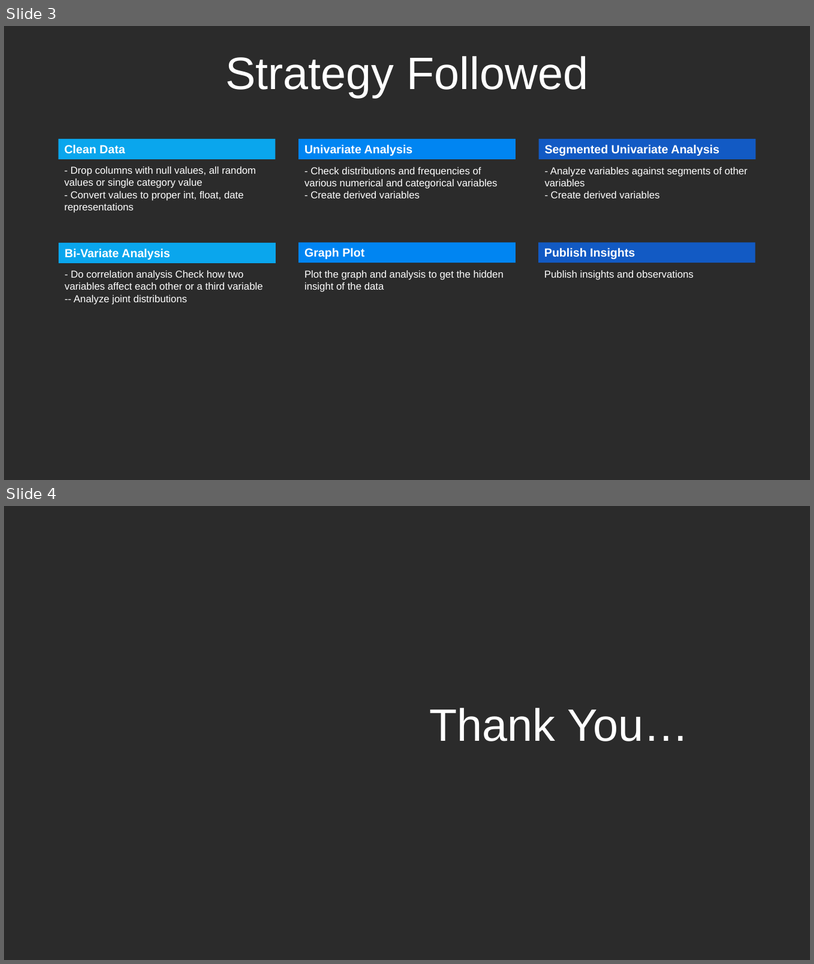
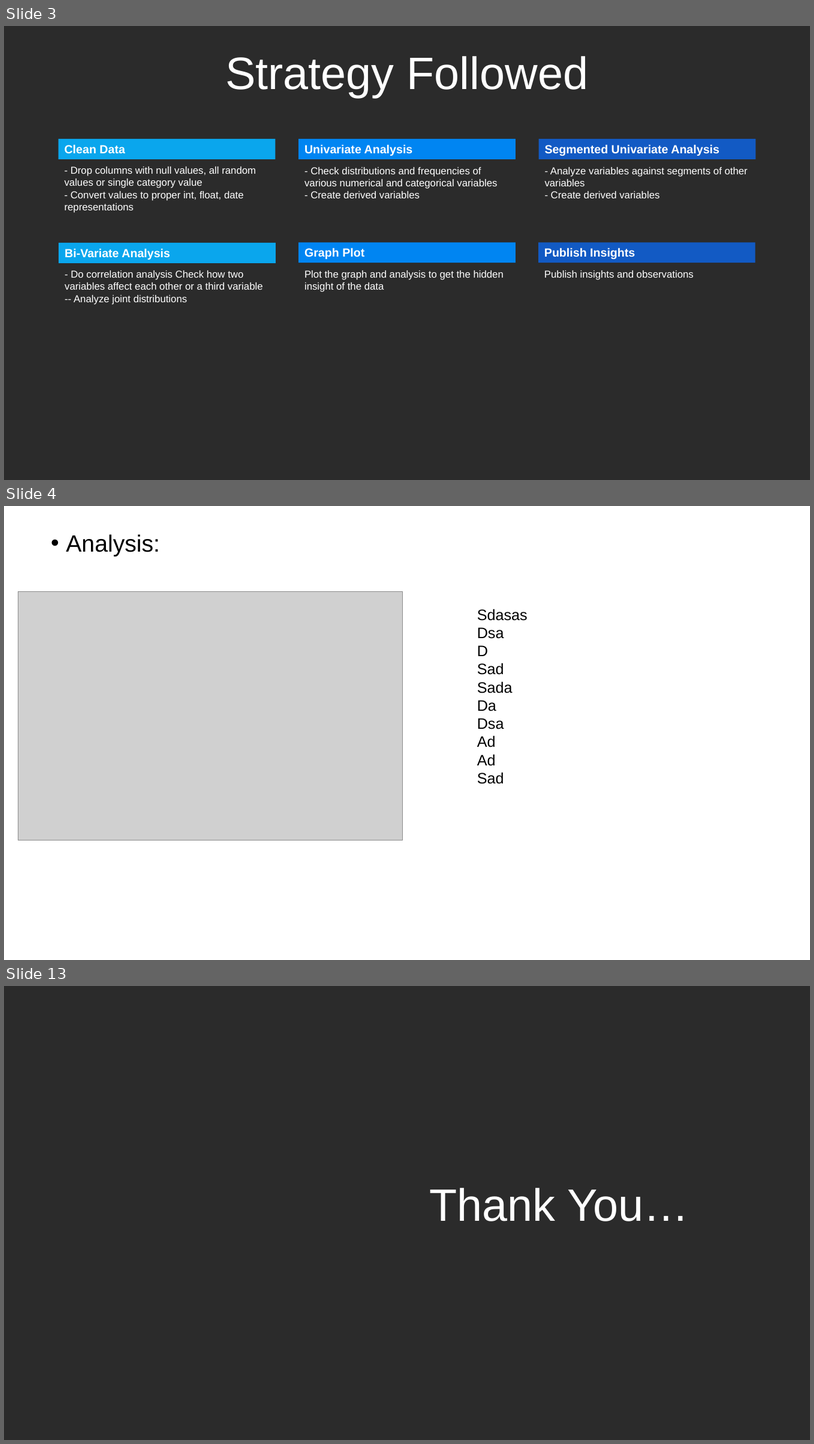
Before and after one commit to subhambansal/LendingClubCaseStudy, a slide deck: LendingClubCaseStudy.pptx. Shown one above the other, each under a label of ours: slides 3 and 4 before the commit, slides 3, 4 and 13 after it; the slides between them are not shown. The pictures are 814x964 and 814x1444 pixels, drawn with LibreOffice and Linux fonts; fonts in the diff are those of the drawing; grey boxes stand for pictures; background and template pictures are left out; a plain dark background stands for a picture behind light text. Boxes give left, top, right and bottom in pixels: in the first picture for what was removed or moved away, otherwise in the second. Text is boxed around its words. In the diff, an @@ line names an element or a change of style, - is before the commit and + after.

```diff
--- a/LendingClubCaseStudy.pptx
+++ b/LendingClubCaseStudy.pptx
@@ slide 4 added at box(4, 506, 810, 960), background #FFFFFF @@
@@ text added at box(66, 534, 160, 556), 28 pt, text #000000 @@
+• Analysis:
@@ picture added at box(18, 591, 402, 840) @@
@@ text added at box(477, 609, 528, 784), 18 pt, text #000000 @@
+Sdasas
+Dsa
+D
+Sad
+Sada
+Da
+Dsa
+Ad
+Ad
+Sad
@@ what was slide 4 is now slide 13 @@
```
Also in this commit, not shown: 8 other slides added, 1 other file.
